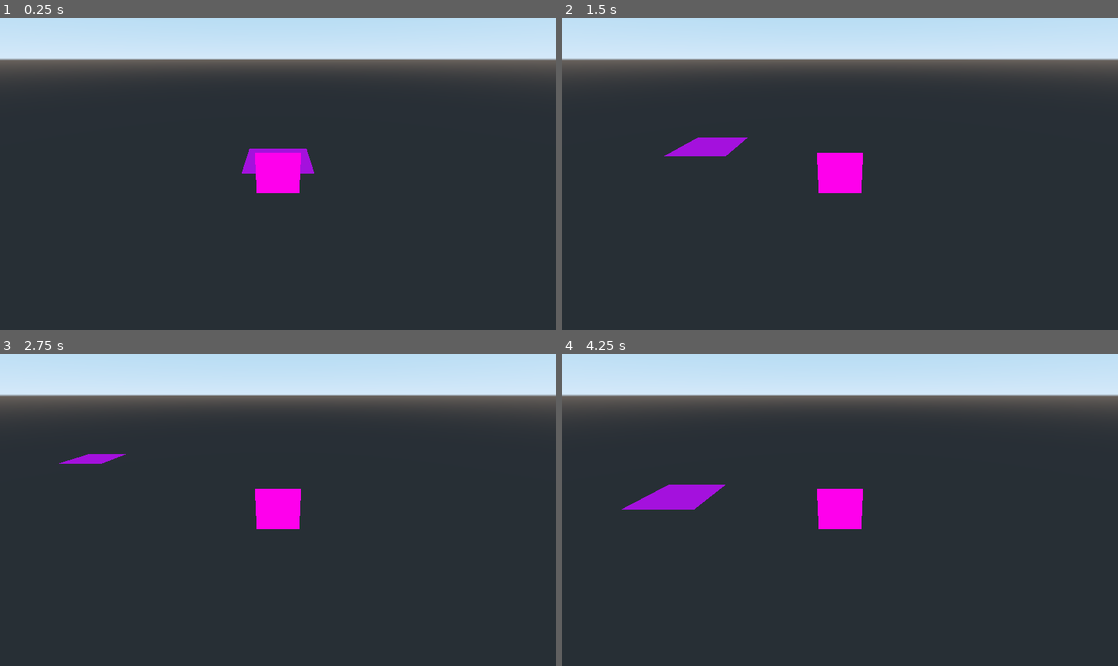
Above: before the commit, frames 1-4 (two rows, left to right).
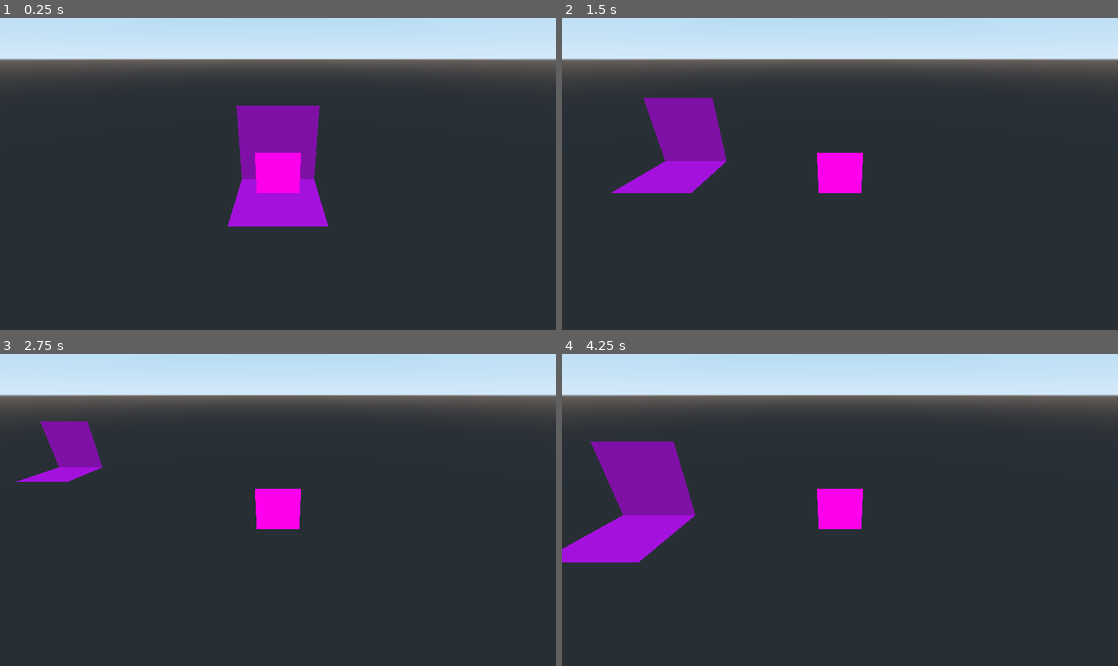
Above: after the commit, the same moments.

Repository: Tusentio/GlobalGameJam2022
Game: Godot game, scene res://Scenes/Levels/Level1/Level1.tscn
Two runs of this game, one before a commit and one after it. Both use one fixed random seed, a clock stepped at 60 frames per second and the inputs below. This scene is started directly instead of the project's main scene.
Inputs:
- Up to frame 1 (0.25 s): no input
- Up to frame 2 (1.5 s): tap Enter at 0.5 s; hold D (walk_right) 0.53-1.28 s; hold S (walk_down) from 1.28 s (still down)
- Up to frame 3 (2.75 s): release S (walk_down) at 2.03 s; hold D (walk_right) from 2.03 s (still down)
- Up to frame 4 (4.25 s): release D (walk_right) at 2.78 s; hold W (walk_up) 2.78-3.53 s; hold A (walk_left) from 3.53 s (still down)

The runs differ from the first frame. In frame 1, 4.6% of the frame differs, in the area x 41-59%, y 28-67%; in frame 2, 3.8%; in frame 3, 1.7%; in frame 4, 5.9%, in the area x 0-30%, y 28-67%.

Commit message:
Flip DefaultLevelBlock

Diff:
--- a/Scenes/LevelBlocks/DefaultLevelBlock/DefaultLevelBlock.tscn
+++ b/Scenes/LevelBlocks/DefaultLevelBlock/DefaultLevelBlock.tscn
@@ -10,6 +10,7 @@
 extents = Vector3( 0.32, 0.32, 0.01 )
 
 [node name="DefaultLevelBlock" type="StaticBody"]
+transform = Transform( -1, 0, -8.74228e-08, 0, 1, 0, 8.74228e-08, 0, -1, 0, 0, 0 )
 
 [node name="Wall" type="CollisionShape" parent="."]
 transform = Transform( -1, 0, -8.74228e-08, 0, 1, 0, 8.74228e-08, 0, -1, 0, 0.32, 0 )
